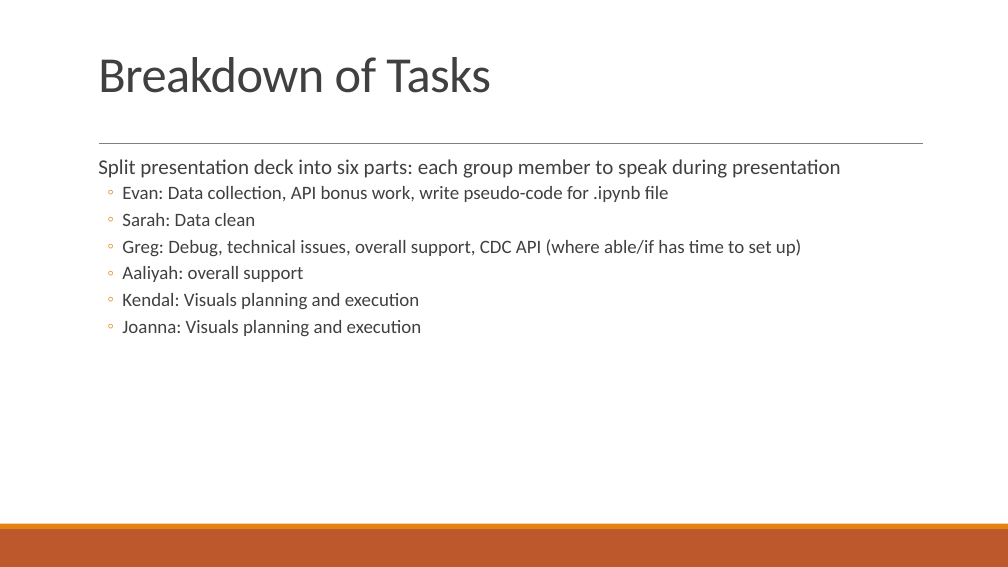
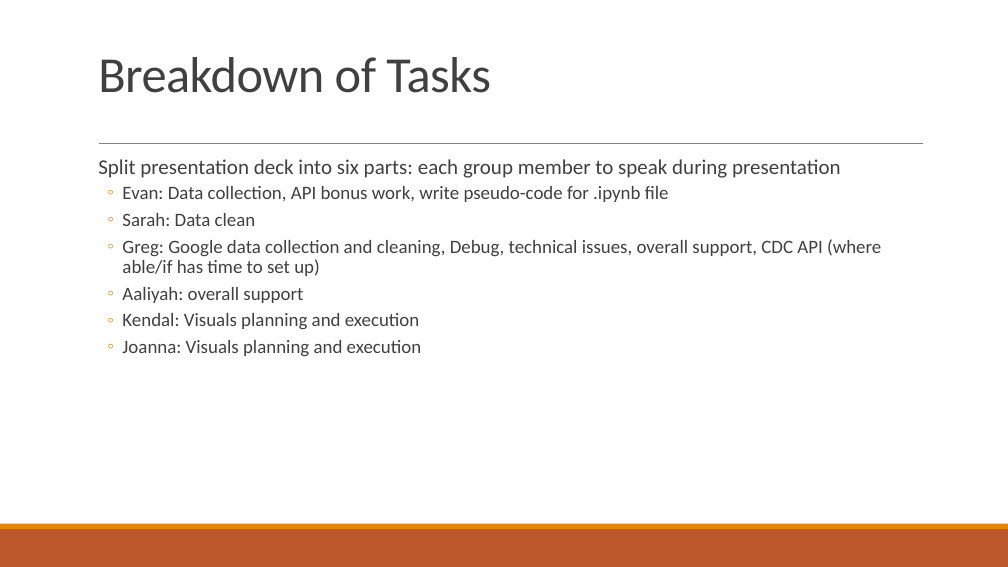
Before and after one commit to Evdawg/Project_1_Covid_Data, a slide deck: slide 9 of Project notes.pptx. Drawn at 1008x567 pixels with LibreOffice and Linux fonts; fonts in the diff are those of the drawing. Boxes give left, top, right and bottom in pixels: in the first picture for what was removed or moved away, otherwise in the second. Text is boxed around its words. In the diff, an @@ line names an element or a change of style, - is before the commit and + after.

```diff
--- a/Project notes.pptx
+++ b/Project notes.pptx
@@ text at (x1=122, y1=239, x2=881, y2=276): text changed @@
-  ◦ Greg: Debug, technical issues, overall support, CDC API (where able/if has time to set up)
+  ◦ Greg: Google data collection and cleaning, Debug, technical issues, overall support, CDC API (where able/if has time to set up)
```
Also in this commit, not shown: 1 other slide changed, 2 slides added.
